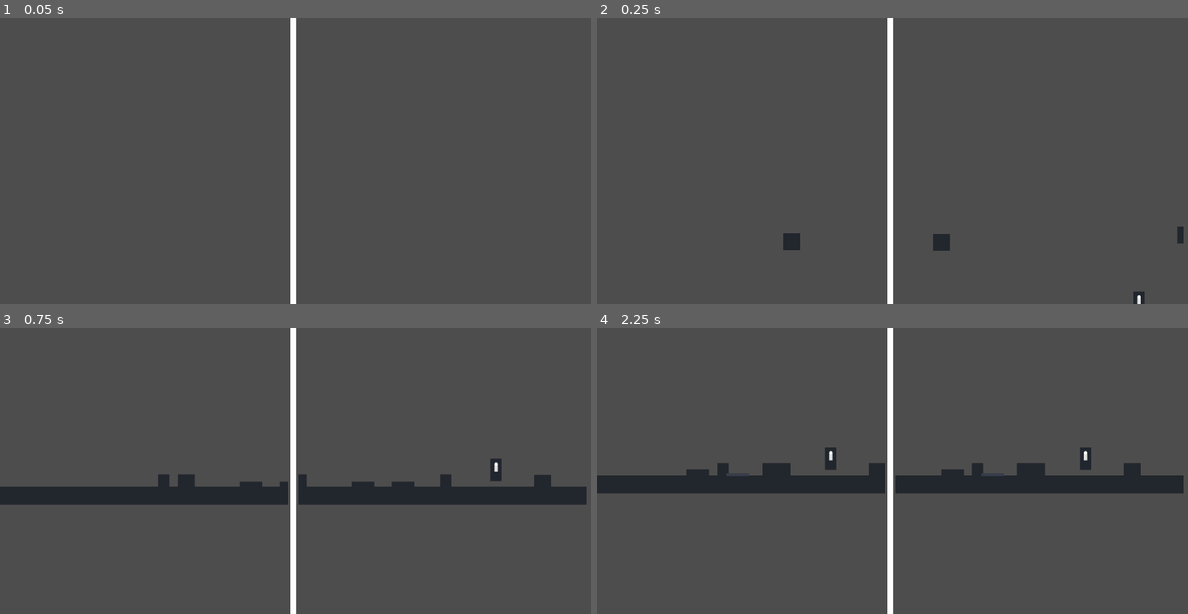
Above: before the commit, frames 1-4 (two rows, left to right).
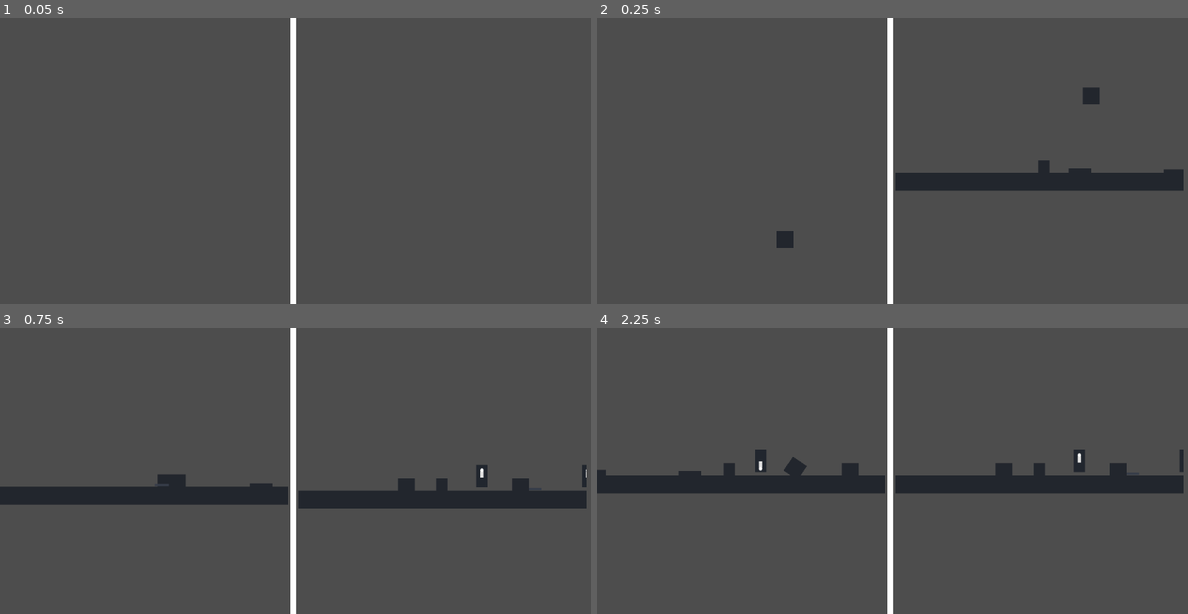
Above: after the commit, the same moments.

Repository: lindenzheng/orthogonal
Game: Godot game, scene res://scenes/game.tscn
Two runs of this game, one before a commit and one after it. Both use one fixed random seed, a clock stepped at 60 frames per second and the inputs below.
Inputs:
- Up to frame 1 (0.05 s): no input
- Up to frame 2 (0.25 s): no input
- Up to frame 3 (0.75 s): hold D (p1_move_right) from 0.53 s (still down); tap W (p1_interact) at 0.6 s
- Up to frame 4 (2.25 s): tap Up (p2_interact) at 1.35 s; release D (p1_move_right) at 2.03 s; hold A (p1_move_left) from 2.03 s (still down); tap W (p1_interact) at 2.1 s

Frame 1 is identical in both runs. In frame 2, 3.8% of the frame differs, in the area x 30-100%, y 24-100%; in frame 3, 2.3%; in frame 4, 1.8%.

Commit message:
Separated players into their own levels/planes

Diff:
--- a/scenes/button.tscn
+++ b/scenes/button.tscn
@@ -11,7 +11,6 @@
 script = ExtResource("1_rhj8v")
 
 [node name="CollisionShape2D" type="CollisionShape2D" parent="."]
-position = Vector2(178, -20)
 scale = Vector2(2, 2.5)
 shape = SubResource("RectangleShape2D_0hol4")
 
@@ -21,7 +20,6 @@
 texture = ExtResource("2_i7y4x")
 
 [node name="ButtonPressed" type="Sprite2D" parent="CollisionShape2D"]
-position = Vector2(0, 1)
 scale = Vector2(0.5, 0.15)
 texture = ExtResource("3_3q610")
 
--- /dev/null
+++ b/scenes/floor.tscn
@@ -0,0 +1,16 @@
+[gd_scene load_steps=3 format=3 uid="uid://d2vxqdvwse0p7"]
+
+[ext_resource type="Texture2D" uid="uid://dxnbgy55af4o4" path="res://assets/sprites/floor.png" id="1_ukw5w"]
+
+[sub_resource type="RectangleShape2D" id="RectangleShape2D_0e48y"]
+size = Vector2(360, 16)
+
+[node name="Floor" type="StaticBody2D"]
+
+[node name="CollisionShape2D" type="CollisionShape2D" parent="."]
+scale = Vector2(100, 1)
+shape = SubResource("RectangleShape2D_0e48y")
+
+[node name="Sprite2D" type="Sprite2D" parent="."]
+scale = Vector2(100, 1)
+texture = ExtResource("1_ukw5w")
--- a/scenes/level.tscn
+++ b/scenes/level.tscn
@@ -1,51 +1,70 @@
-[gd_scene load_steps=8 format=3 uid="uid://jbpbc80kq8s2"]
+[gd_scene load_steps=7 format=3 uid="uid://jbpbc80kq8s2"]
 
 [ext_resource type="PackedScene" uid="uid://dqbmj5ii7qrqs" path="res://scenes/player.tscn" id="1_mx8sn"]
+[ext_resource type="PackedScene" uid="uid://d2vxqdvwse0p7" path="res://scenes/floor.tscn" id="2_2r41h"]
 [ext_resource type="PackedScene" uid="uid://uaxu3fr55fp8" path="res://scenes/button.tscn" id="4_mx8sn"]
 [ext_resource type="Resource" uid="uid://do2evqt18sebb" path="res://scripts/player2_controls.tres" id="5_8iemx"]
 [ext_resource type="PackedScene" uid="uid://bojskohbtf8ng" path="res://scenes/lever.tscn" id="5_ppgk2"]
 [ext_resource type="PackedScene" uid="uid://d1pwbfp03a1fn" path="res://scenes/box.tscn" id="6_2r41h"]
-[ext_resource type="Texture2D" uid="uid://dxnbgy55af4o4" path="res://assets/sprites/floor.png" id="6_64w2a"]
-
-[sub_resource type="RectangleShape2D" id="RectangleShape2D_0e48y"]
-size = Vector2(360, 16)
 
 [node name="Level" type="Node2D"]
 
 [node name="Player1" parent="." instance=ExtResource("1_mx8sn")]
-position = Vector2(-37, 952)
+position = Vector2(-21, 960)
 
 [node name="Player2" parent="." instance=ExtResource("1_mx8sn")]
-position = Vector2(325, 950)
+position = Vector2(-40, 1310)
 controls = ExtResource("5_8iemx")
 
-[node name="Floor" type="StaticBody2D" parent="."]
+[node name="Player1_Level" type="Node" parent="."]
+
+[node name="Floor" parent="Player1_Level" instance=ExtResource("2_2r41h")]
 position = Vector2(0, 1000)
 
-[node name="CollisionShape2D" type="CollisionShape2D" parent="Floor"]
-scale = Vector2(100, 1)
-shape = SubResource("RectangleShape2D_0e48y")
+[node name="Objects" type="Node" parent="Player1_Level"]
 
-[node name="Sprite2D" type="Sprite2D" parent="Floor"]
-scale = Vector2(100, 1)
-texture = ExtResource("6_64w2a")
+[node name="Button" parent="Player1_Level/Objects" instance=ExtResource("4_mx8sn")]
+position = Vector2(43, 981)
 
-[node name="Objects" type="Node" parent="."]
+[node name="Button2" parent="Player1_Level/Objects" instance=ExtResource("4_mx8sn")]
+position = Vector2(212, 983)
 
-[node name="Button" parent="Objects" instance=ExtResource("4_mx8sn")]
-position = Vector2(0, 1000)
+[node name="Lever" parent="Player1_Level/Objects" instance=ExtResource("5_ppgk2")]
+position = Vector2(337, 957)
 
-[node name="Button2" parent="Objects" instance=ExtResource("4_mx8sn")]
-position = Vector2(71, 1000)
-
-[node name="Lever" parent="Objects" instance=ExtResource("5_ppgk2")]
-position = Vector2(413, 953)
-
-[node name="Box" parent="Objects" instance=ExtResource("6_2r41h")]
+[node name="Box" parent="Player1_Level/Objects" instance=ExtResource("6_2r41h")]
 position = Vector2(63, 818)
 
-[node name="Box2" parent="Objects" instance=ExtResource("6_2r41h")]
+[node name="Box2" parent="Player1_Level/Objects" instance=ExtResource("6_2r41h")]
 position = Vector2(-333, 839)
 
-[node name="Box3" parent="Objects" instance=ExtResource("6_2r41h")]
+[node name="Box3" parent="Player1_Level/Objects" instance=ExtResource("6_2r41h")]
 position = Vector2(497, 805)
+
+[node name="Player2_Level" type="Node" parent="."]
+
+[node name="Floor" parent="Player2_Level" instance=ExtResource("2_2r41h")]
+position = Vector2(0, 1353)
+
+[node name="Objects" type="Node" parent="Player2_Level"]
+
+[node name="Button" parent="Player2_Level/Objects" instance=ExtResource("4_mx8sn")]
+position = Vector2(117, 1334)
+
+[node name="Button2" parent="Player2_Level/Objects" instance=ExtResource("4_mx8sn")]
+position = Vector2(267, 1334)
+
+[node name="Lever" parent="Player2_Level/Objects" instance=ExtResource("5_ppgk2")]
+position = Vector2(30, 1310)
+
+[node name="Lever2" parent="Player2_Level/Objects" instance=ExtResource("5_ppgk2")]
+position = Vector2(218, 1310)
+
+[node name="Box" parent="Player2_Level/Objects" instance=ExtResource("6_2r41h")]
+position = Vector2(100, 1247)
+
+[node name="Box2" parent="Player2_Level/Objects" instance=ExtResource("6_2r41h")]
+position = Vector2(-103, 1301)
+
+[node name="Box3" parent="Player2_Level/Objects" instance=ExtResource("6_2r41h")]
+position = Vector2(342, 1303)
